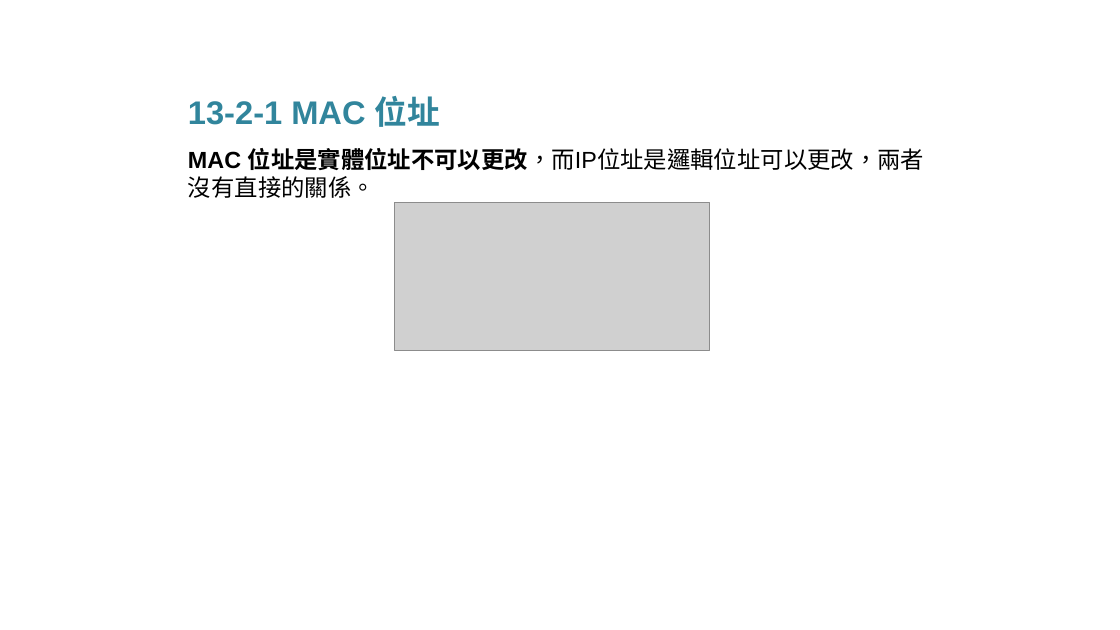
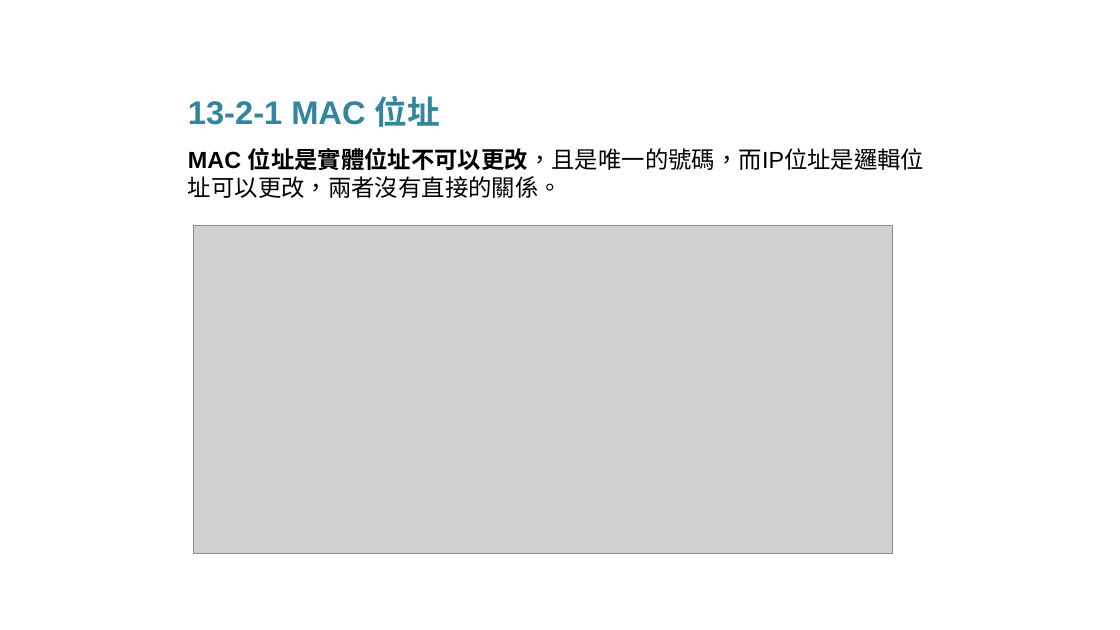
Before and after one commit to jacktea88/Linux, a slide deck: slide 13 of PPT/05-網路ip簡介.pptx. Drawn at 1120x630 pixels with LibreOffice and Linux fonts; fonts in the diff are those of the drawing; grey boxes stand for pictures. Boxes give left, top, right and bottom in pixels: in the first picture for what was removed or moved away, otherwise in the second. Text is boxed around its words. In the diff, an @@ line names an element or a change of style, - is before the commit and + after.

```diff
--- a/PPT/05-網路ip簡介.pptx
+++ b/PPT/05-網路ip簡介.pptx
@@ text at <box>188,148,925,198</box>: text changed @@
-    MAC 位址是實體位址不可以更改，而IP位址是邏輯位址可以更改，兩者沒有直接的關係。
+    MAC 位址是實體位址不可以更改，且是唯一的號碼，而IP位址是邏輯位址可以更改，兩者沒有直接的關係。
@@ picture: place and size @@
-picture at <box>395,202,710,350</box>
+picture at <box>193,225,893,554</box>
```
Also in this commit, not shown: 4 other slides changed, 3 other files.
